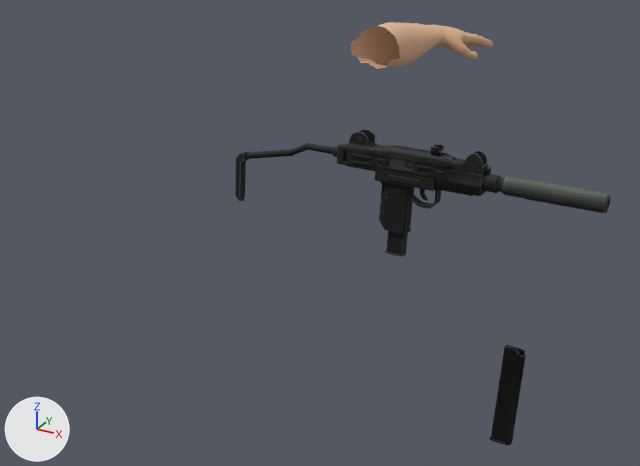
What one commit did to the glTF model public/assets/weapons/retro_smg_arms.glb.
Camera for both pictures: a 50 mm camera at (86.7, -149.0, 44.1) aimed at (10.3, -10.1, -25.3). The axes (+X, +Y, +Z) are drawn at lower left. The lights are the same throughout. The older version comes first. Where no turn or scale is listed for an object, it has been applied to the vertices. Vertices at exactly the same position are counted once.

Objects in the first picture: 'FPS_Arms_Mesh', 'Main_Mesh', 'SMG_01_MagazineOneBullet_Mesh', 'Silencer_Mesh', 'Stock_Mesh' and 4 more.
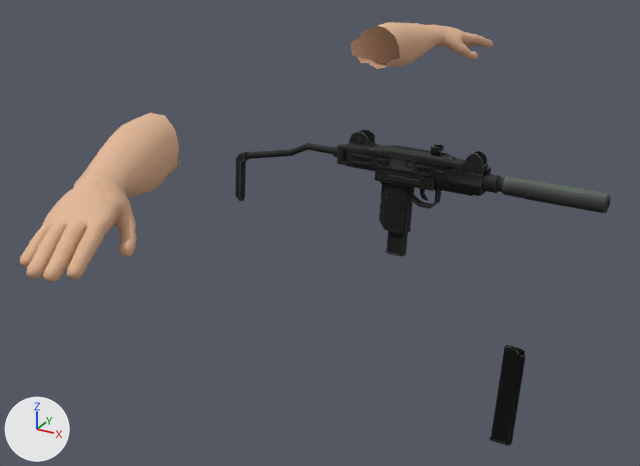
Location of each change, [x1, y1, x2, y2] in pixels of the pictures (640 x 466 px):
'FPS_Arms_Mesh', reshaped (232% wider, 444% taller): before [351, 22, 493, 69]; after [19, 22, 493, 282]
part 1 of me_circle_003, added (beige): after [19, 113, 185, 282]

Patch to the scene script:
```diff
--- a/public/assets/weapons/retro_smg_arms.glb.py
+++ b/public/assets/weapons/retro_smg_arms.glb.py
@@ me_circle_003 @@
 # used by ob_fps_arms_mesh; location = (0.0, 0.0, 0.0)
-me_circle_003.from_pydata(...)  # 793 vertices, 1566 faces; spans x -8.9..13.9, y 39.5..80.1, z -6.4..5.1
+me_circle_003.from_pydata(...)  # 1586 vertices, 3132 faces; spans x -8.9..13.9, y -80.1..80.1, z -6.4..5.1
+# me_circle_003 part 1: the loose piece of 793 vertices spanning x -8.9..13.9, y 39.5..80.1, z -6.4..5.1 is copied, and the copy is mirrored in y about the mesh origin; it spans x -8.9..13.9, y -80.1..-39.5, z -6.4..5.1
 me_circle_003.materials.append(mat_material_001)
```
